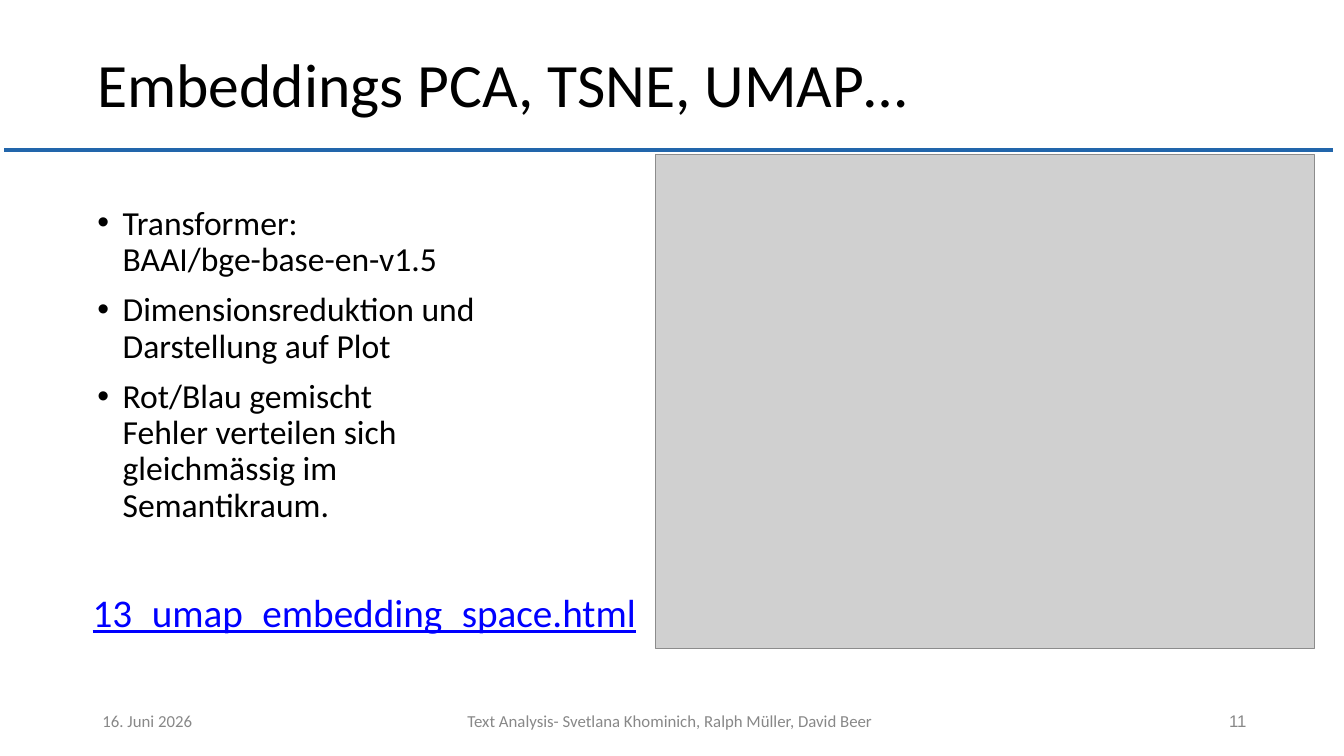
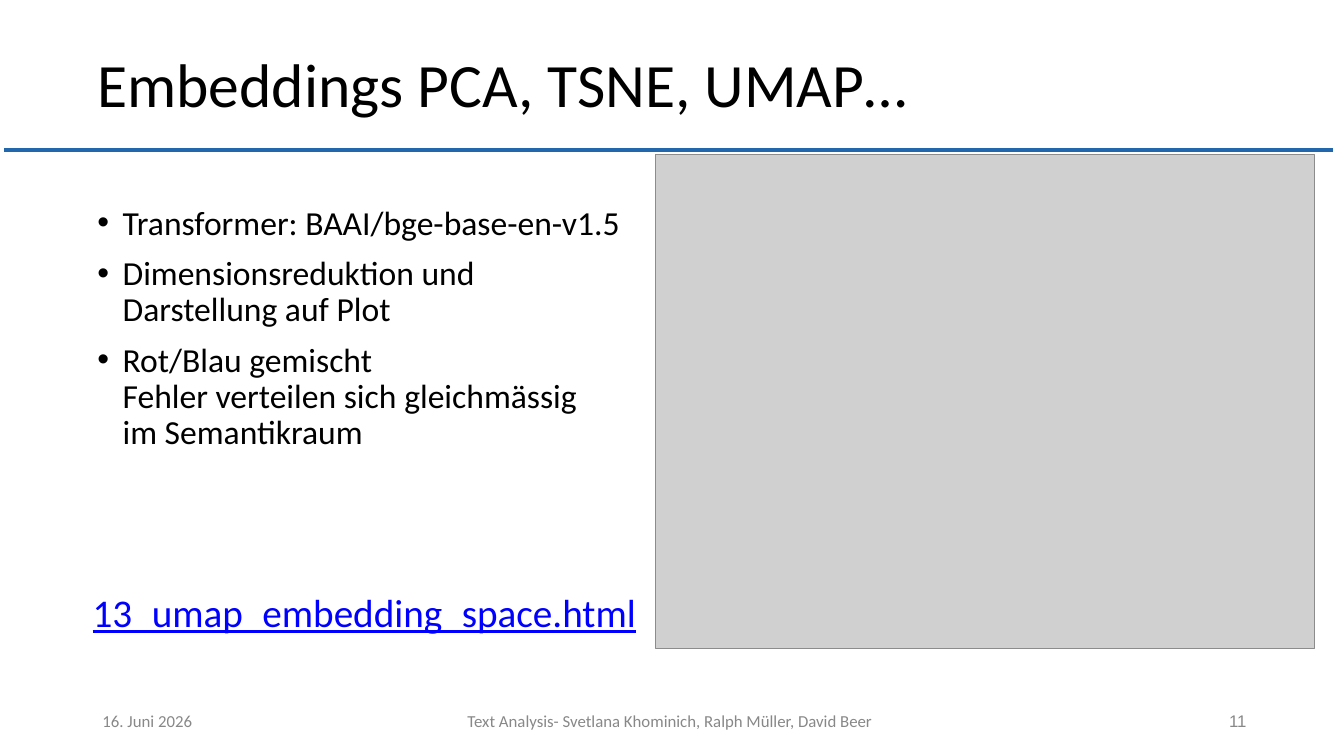
Before and after one commit to muellR/text_analysis, a slide deck: slide 11 of presentation/ln_text_analysis.pptx. Drawn at 1344x756 pixels with LibreOffice and Linux fonts; fonts in the diff are those of the drawing; grey boxes stand for pictures; background and template pictures are left out. Boxes give left, top, right and bottom in pixels: in the first picture for what was removed or moved away, otherwise in the second. Text is boxed around its words. In the diff, an @@ line names an element or a change of style, - is before the commit and + after.

```diff
--- a/presentation/ln_text_analysis.pptx
+++ b/presentation/ln_text_analysis.pptx
@@ text at [123, 348, 576, 445]: text changed @@
-• Rot/Blau gemischt
-  Fehler verteilen sich
-  gleichmässig im
-  Semantikraum.
+• Rot/Blau gemischt
+  Fehler verteilen sich gleichmässig
+  im Semantikraum
```
Also in this commit, not shown: 6 other slides changed.
